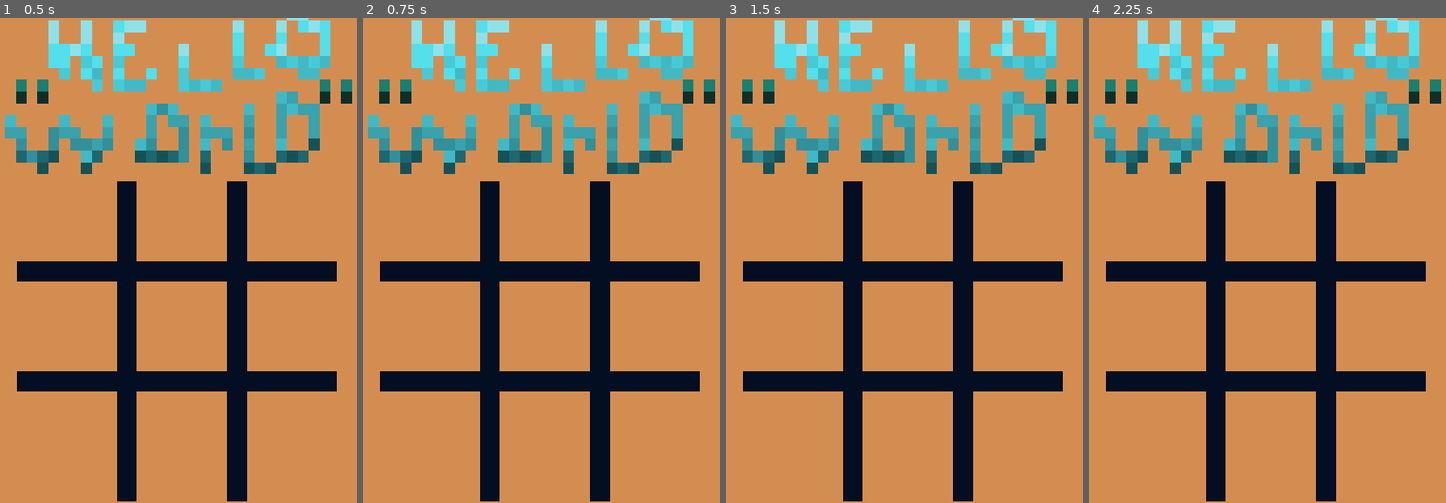
Above: before the commit, frames 1-4 (left to right).
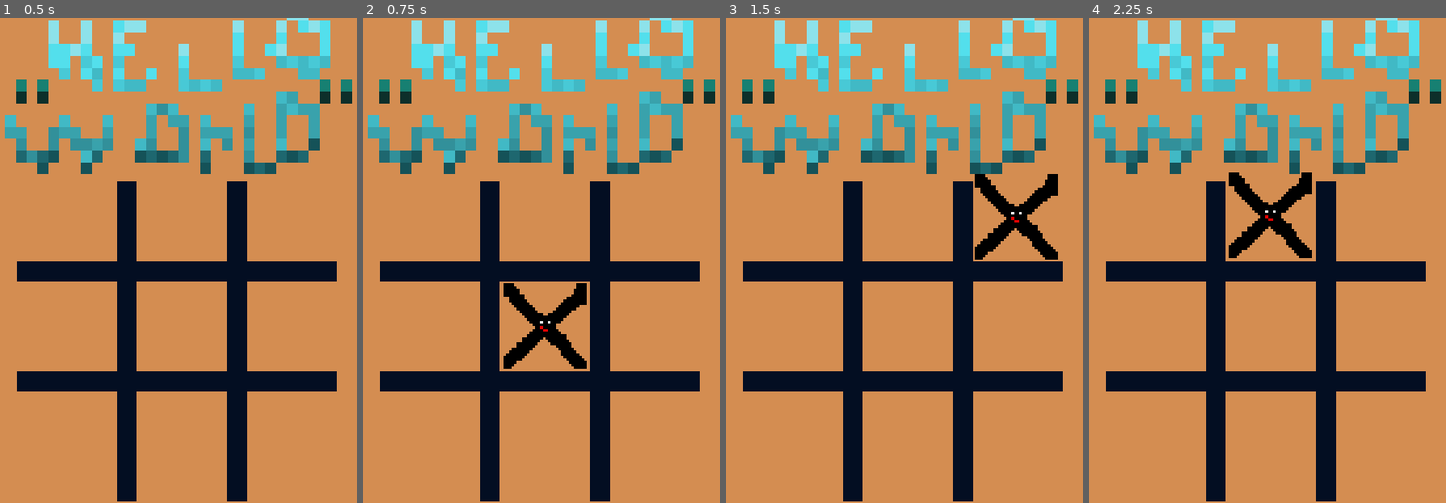
Above: after the commit, the same moments.

Repository: diomid-surdu27/Tic-Tac-Toe
Game: Godot game, scene res://scenes/game.tscn
Two runs of this game, one before a commit and one after it. Both use one fixed random seed, a clock stepped at 60 frames per second and the inputs below.
Inputs (mouse positions are in pixels of both pictures, inside the frame that each line leads up to):
- Up to frame 1 (0.5 s): no input
- Up to frame 2 (0.75 s): tap Enter at 0.5 s; move the mouse to (545, 328) at 0.52 s; press the mouse at (545, 328) at 0.53 s
- Up to frame 3 (1.5 s): tap Space (reset) at 1.25 s; move the mouse to (1015, 216) at 1.27 s; release the mouse at (1015, 216) at 1.28 s; click (1015, 216) at 1.35 s
- Up to frame 4 (2.25 s): tap Space (reset) at 2 s; move the mouse to (1271, 216) at 2.02 s; press the mouse at (1271, 216) at 2.03 s

Frame 1 is identical in both runs. In frame 2, 1.7% of the frame differs, in the area x 39-63%, y 54-73%; in frame 3, 1.7%; in frame 4, 1.7%.

Commit message:
Turn sys added(working currently)

Diff:
--- a/scripts/game.gd
+++ b/scripts/game.gd
@@ -9,5 +9,29 @@
 		get_tree().reload_current_scene()
 
 func _ready():
-	pass
+	$Cell.clicked.connect(_on_cell_clicked)
+	$Cell2.clicked.connect(_on_cell_clicked)
+	$Cell3.clicked.connect(_on_cell_clicked)
+	$Cell4.clicked.connect(_on_cell_clicked)
+	$Cell5.clicked.connect(_on_cell_clicked)
+	$Cell6.clicked.connect(_on_cell_clicked)
+	$Cell7.clicked.connect(_on_cell_clicked)
+	$Cell8.clicked.connect(_on_cell_clicked)
+	$Cell9.clicked.connect(_on_cell_clicked)
 #Logday 39
+func _on_cell_clicked(cell):
+	if cell.fill_state != Globals.FillState.FILL_NONE:
+		return
+
+	var fill_to_use
+	if turn == Globals.TurnState.TURN_X:
+		fill_to_use = Globals.FillState.FILL_X
+	else:
+		fill_to_use = Globals.FillState.FILL_O
+
+	cell.fill(fill_to_use)
+
+	if turn == Globals.TurnState.TURN_X:
+		turn = Globals.TurnState.TURN_O
+	else:
+		turn = Globals.TurnState.TURN_X
